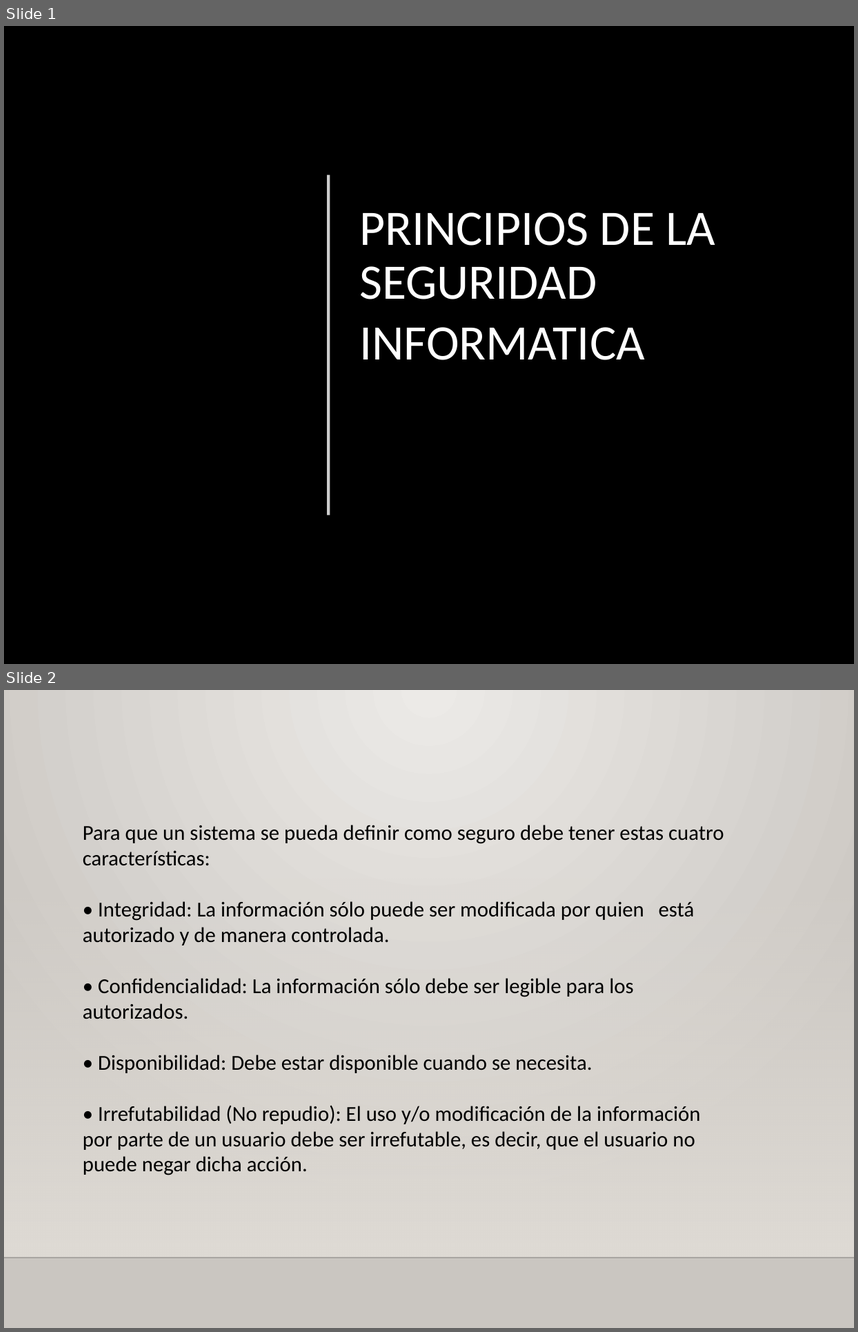
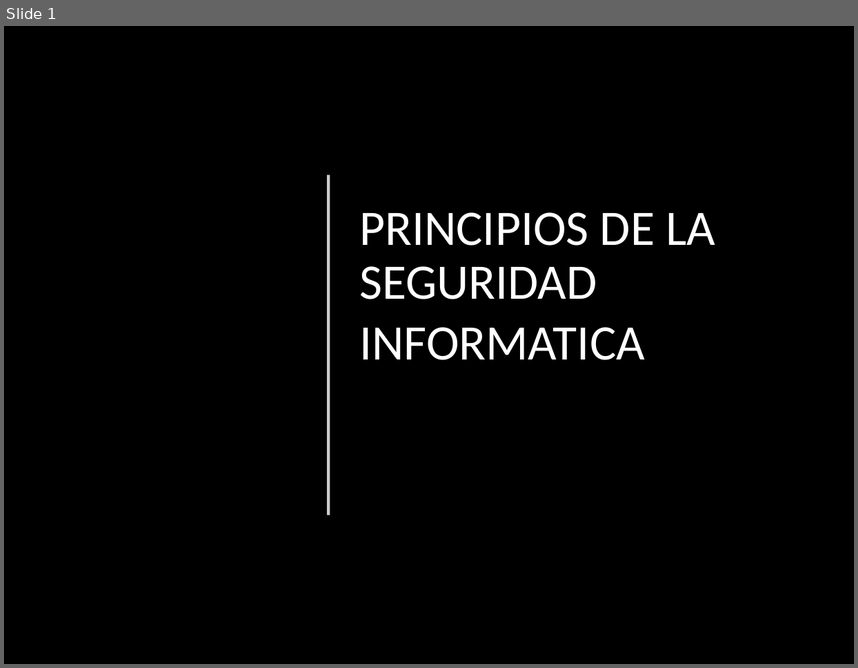
Before and after one commit to YarithzaGalindoAyala/Fase3_ConstruccionOVI, a slide deck: Docu/docu2.pptx. Shown one above the other, each under a label of ours: slides 1 and 2 before the commit, slide 1 after it. The pictures are 858x1332 and 858x668 pixels, drawn with LibreOffice and Linux fonts; fonts in the diff are those of the drawing; grey boxes stand for pictures; background and template pictures are left out. Boxes give left, top, right and bottom in pixels: in the first picture for what was removed or moved away, otherwise in the second. Text is boxed around its words. In the diff, an @@ line names an element or a change of style, - is before the commit and + after.

```diff
--- a/Docu/docu2.pptx
+++ b/Docu/docu2.pptx
@@ slide 2 removed at bbox=[4, 690, 854, 1328], background gradient #ECEAE7 to #CAC7C1; not listed: 1 template element that a slide beside it also shows @@
@@ text removed at bbox=[83, 825, 724, 1175] @@
-Para que un sistema se pueda definir como seguro debe tener estas cuatro características:
-• Integridad: La información sólo puede ser modificada por quien está autorizado y de manera controlada.
-• Confidencialidad: La información sólo debe ser legible para los autorizados.
-• Disponibilidad: Debe estar disponible cuando se necesita.
-• Irrefutabilidad (No repudio): El uso y/o modificación de la información por parte de un usuario debe ser irrefutable, es decir, que el usuario no puede negar dicha acción.
@@ rectangle removed at bbox=[4, 877, 854, 1256] @@
```
Also in this commit, not shown: 2 slides changed, 1 slide added.
